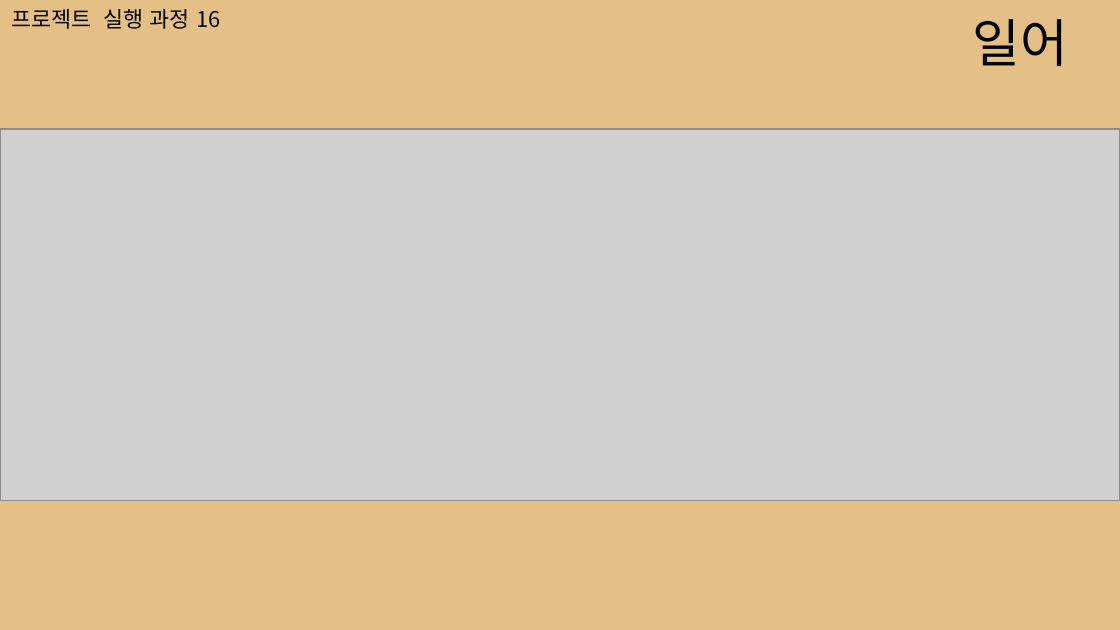
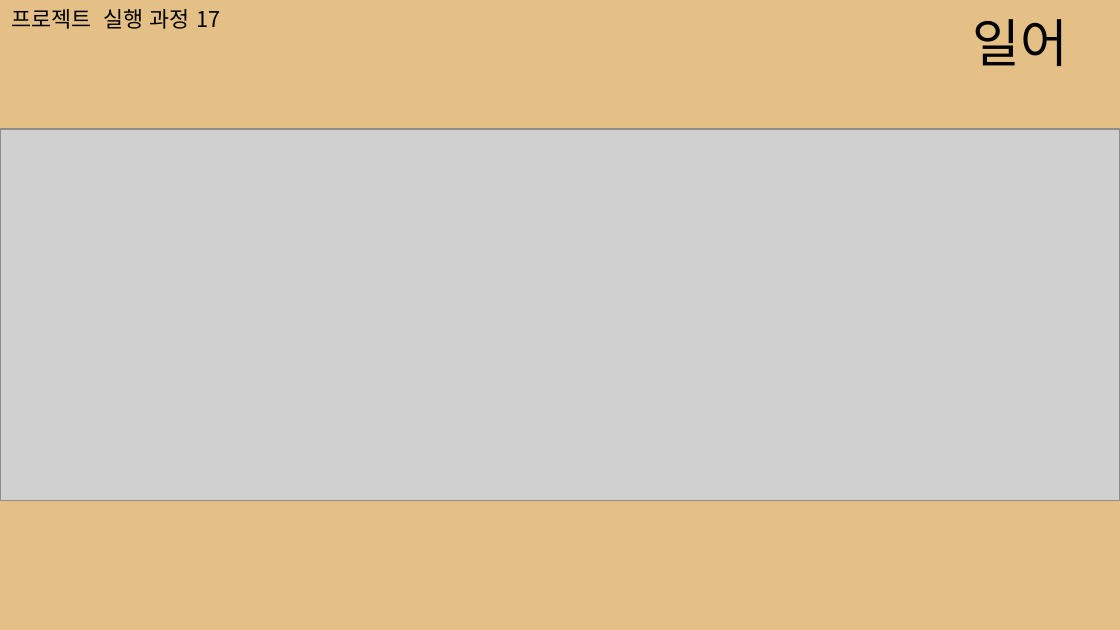
Before and after one commit to mkm625/test_git, a slide deck: slide 20 of 맞춤형 학습 도우미-5조_진행1.pptx (slide 19 before the commit). Drawn at 1120x630 pixels with LibreOffice and Linux fonts; fonts in the diff are those of the drawing; grey boxes stand for pictures. Boxes give left, top, right and bottom in pixels: in the first picture for what was removed or moved away, otherwise in the second. Text is boxed around its words. In the diff, an @@ line names an element or a change of style, - is before the commit and + after.

```diff
--- a/맞춤형 학습 도우미-5조_진행1.pptx
+++ b/맞춤형 학습 도우미-5조_진행1.pptx
@@ text at bbox=[11, 9, 220, 29]: text changed @@
-프로젝트 실행 과정 16
+프로젝트 실행 과정 17
```
Also in this commit, not shown: 3 other slides changed, 1 slide added.
